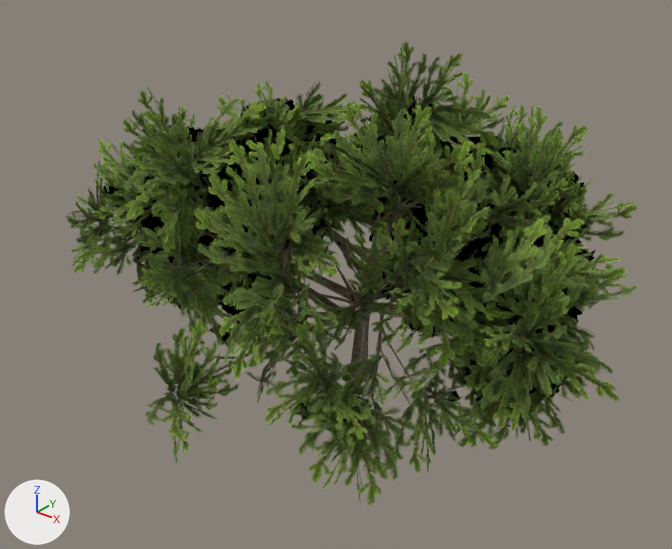
An edit to the glTF model godot/assets/vegetation/tree_03_bush.glb, drawn before and after from the same camera.
Before and after are seen from a 50 mm camera at (4.25, -5.53, 4.8) aimed at (-0.04, -0.17, 1.48). The axes (+X, +Y, +Z) are drawn at lower left. The lights are the same throughout. The older version comes first. Vertices at exactly the same position are counted once.

Script lines for the objects in view, before the commit:
```python
me_tree = bpy.data.meshes.new('tree')
me_tree.from_pydata(...)  # 8835 vertices, 11002 faces; spans x -2.67..2.67, y -2.54..2.54, z 0.0..3.4
# faces by material slot: [1700, 9302]
me_tree.materials.append(mat_leaves_006)
me_tree.materials.append(mat_material_0)  # picture img_tex_001
ob_tree_03 = bpy.data.objects.new('tree_03', me_tree)
ob_tree_03.location = (0.0, 0.0, 0.0)
```
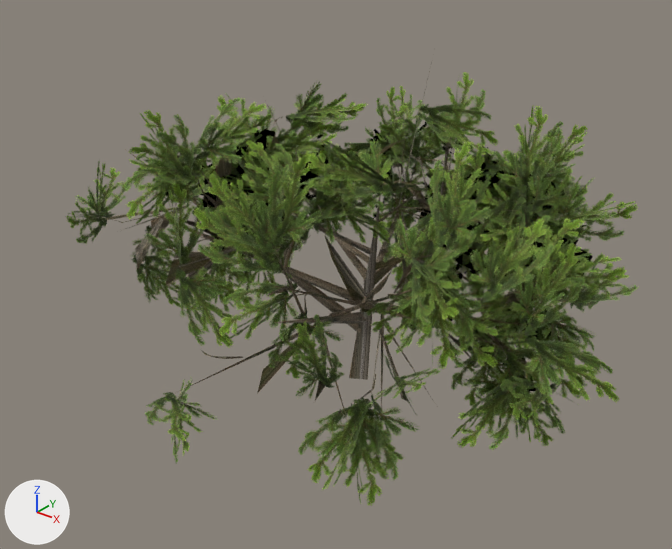
Location of each change, (x1, y1, x2, y2) in pixels of the pictures (672 x 549 px):
'tree_03', reshaped
    before: (66, 41, 638, 506)
    after: (66, 49, 638, 506)
part 1 of me_tree, deleted (green)
    before: (71, 41, 594, 473)
part 2 of me_tree, cut back
    before: (102, 59, 554, 424)
    after: (184, 196, 445, 235)

Patch to the scene script:
```diff
--- a/godot/assets/vegetation/tree_03_bush.glb.py
+++ b/godot/assets/vegetation/tree_03_bush.glb.py
@@ me_tree @@
 # used by ob_tree_03; location = (0.0, 0.0, 0.0)
-me_tree.from_pydata(...)  # 8835 vertices, 11002 faces; spans x -2.67..2.67, y -2.54..2.54, z 0.0..3.4
+me_tree.from_pydata(...)  # 5857 vertices, 8646 faces; spans x -2.67..2.67, y -2.54..2.44, z 0.0..3.26
+# me_tree part 1: 599 loose pieces with 2396 vertices, spanning x -2.49..2.35, y -2.16..2.54, z 0.27..3.4, are deleted
+# me_tree part 2: 7 vertices moved within x -1.09..0.88, y -0.87..0.56, z 1.52..2.17; 586 vertices removed from x -1.91..1.86, y -1.51..1.84, z 0.72..2.86; 4 vertices added at x -1.08..-0.18, y -0.88..-0.55, z 1.27..2.1
 me_tree.materials.append(mat_leaves_006)
```
